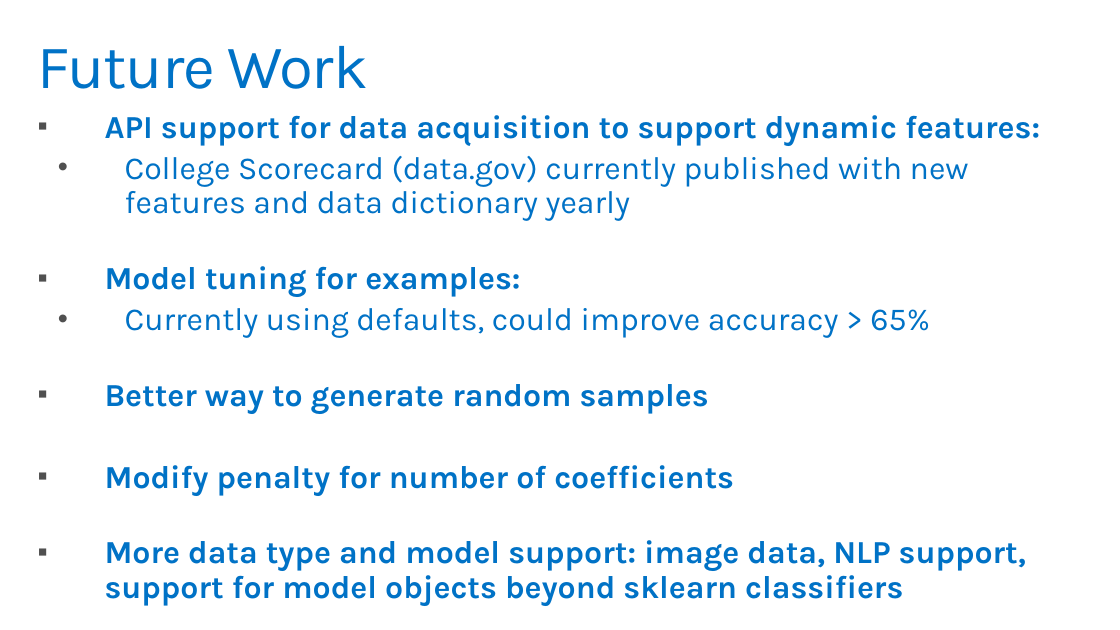
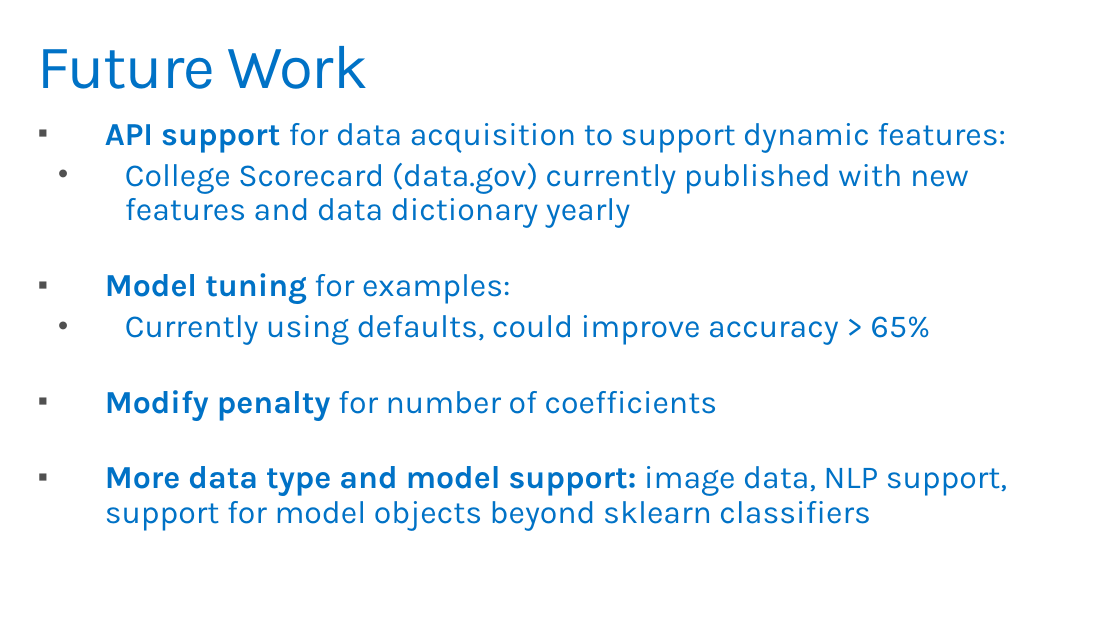
Before and after one commit to PKing70/LIMEaid, a slide deck: slide 10 of docs/LIMEaid_Final.pptx. Drawn at 1120x630 pixels with LibreOffice and Linux fonts; fonts in the diff are those of the drawing; background and template pictures are left out. Boxes give left, top, right and bottom in pixels: in the first picture for what was removed or moved away, otherwise in the second. Text is boxed around its words. In the diff, an @@ line names an element or a change of style, - is before the commit and + after.

Commit message:
Revisions to presentation
Typos, links to Education example, no decision tree, flow chart font size, latest repo and notebook screenshots

```diff
--- a/docs/LIMEaid_Final.pptx
+++ b/docs/LIMEaid_Final.pptx
@@ text "API support for data acquisition ...": place and size @@
-text "API support for data acquisition ..." at [105,115,1040,606]
+text "API support for data acquisition ..." at [105,123,1007,531]
@@ text at [105,123,1007,531]: bold off in "for data acquisition to support dynamic features:", "for examples:", "for number of coefficients", "image data, NLP support, support for model ..." @@
@@ text at [105,384,709,414]: paragraph removed @@
-▪ Better way to generate random samples
```
Also in this commit, not shown: 6 other slides changed, 1 other file.
